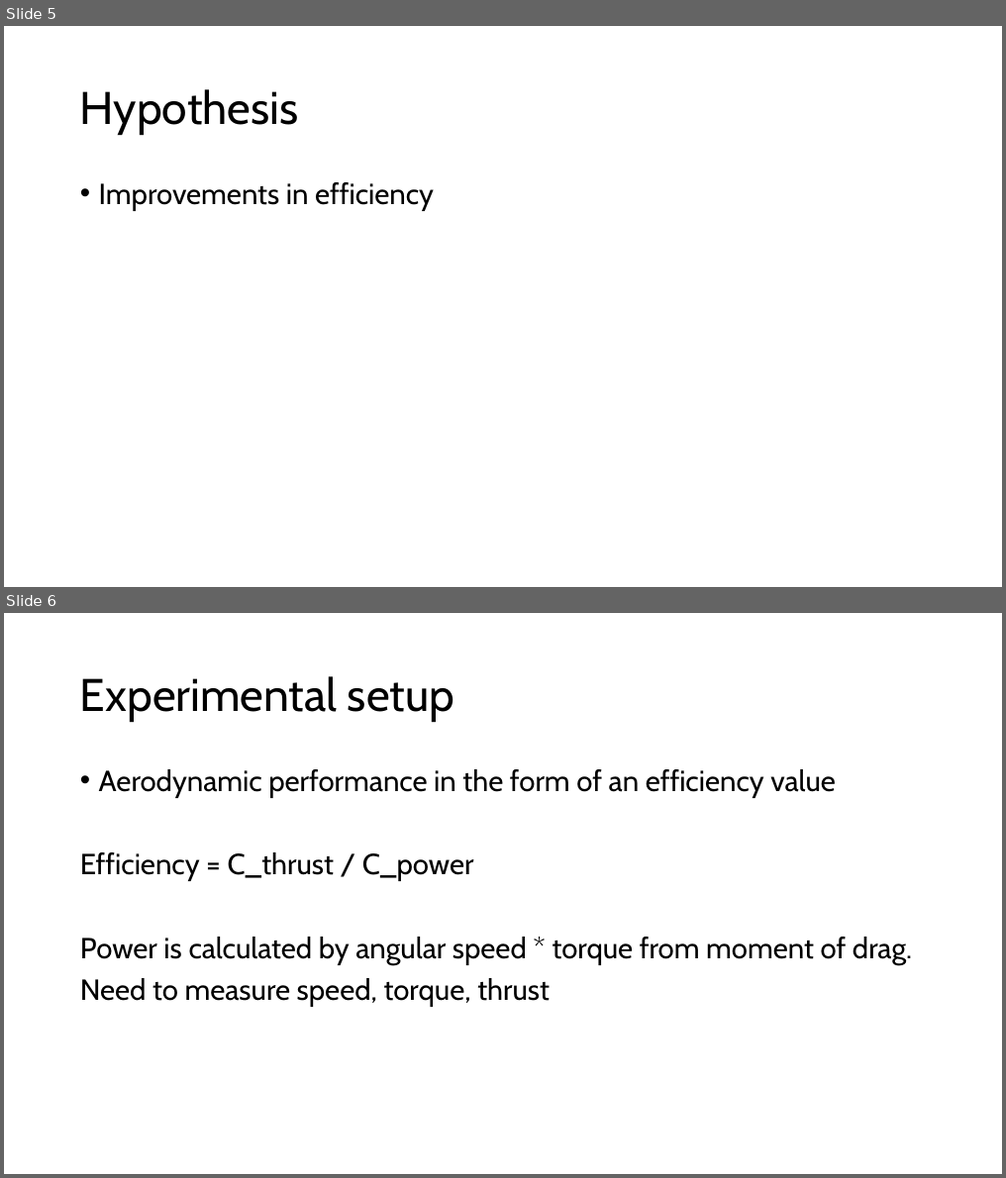
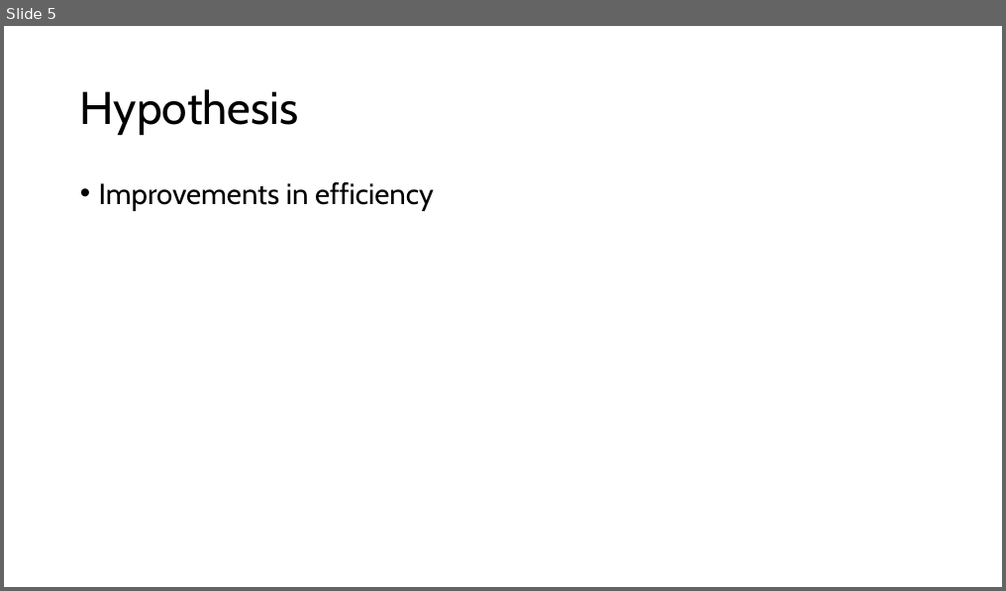
Before and after one commit to lpender3672/propeller-acoustics, a slide deck: deliverables/michaelmas_presentation.pptx. Shown one above the other, each under a label of ours: slides 5 and 6 before the commit, slide 5 after it. The pictures are 1006x1178 and 1006x591 pixels, drawn with LibreOffice and Linux fonts; fonts in the diff are those of the drawing. Boxes give left, top, right and bottom in pixels: in the first picture for what was removed or moved away, otherwise in the second. Text is boxed around its words. In the diff, an @@ line names an element or a change of style, - is before the commit and + after.

```diff
--- a/deliverables/michaelmas_presentation.pptx
+++ b/deliverables/michaelmas_presentation.pptx
@@ slide 6 removed at [4, 613, 1002, 1174], background #FFFFFF @@
@@ title removed at [80, 676, 454, 722] @@
-Experimental setup
@@ text removed at [80, 769, 912, 1007] @@
-• Aerodynamic performance in the form of an efficiency value
-Efficiency = C_thrust / C_power
-Power is calculated by angular speed * torque from moment of drag.
-Need to measure speed, torque, thrust
```
Also in this commit, not shown: 3 slides changed, 4 slides added, 1 other slide removed.
